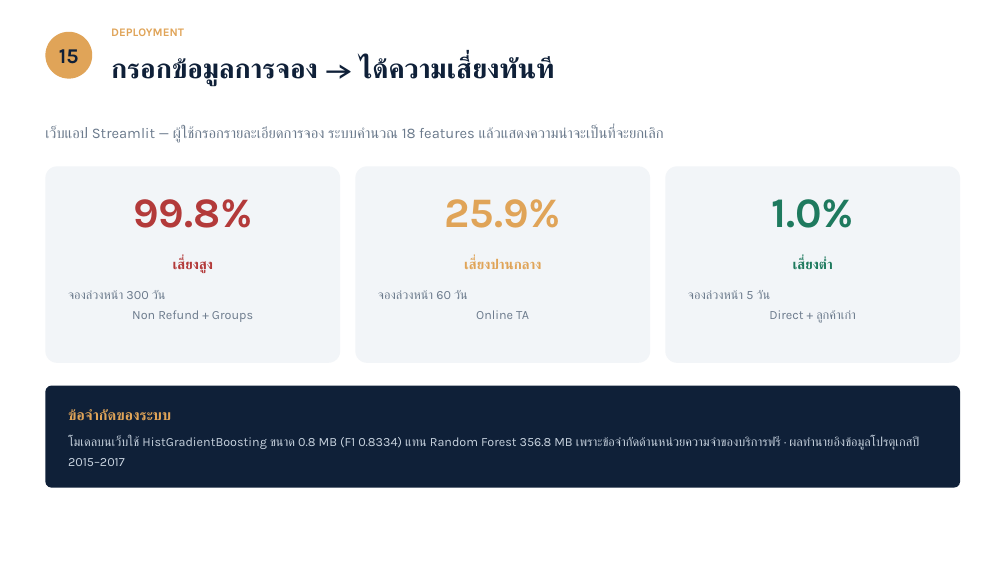
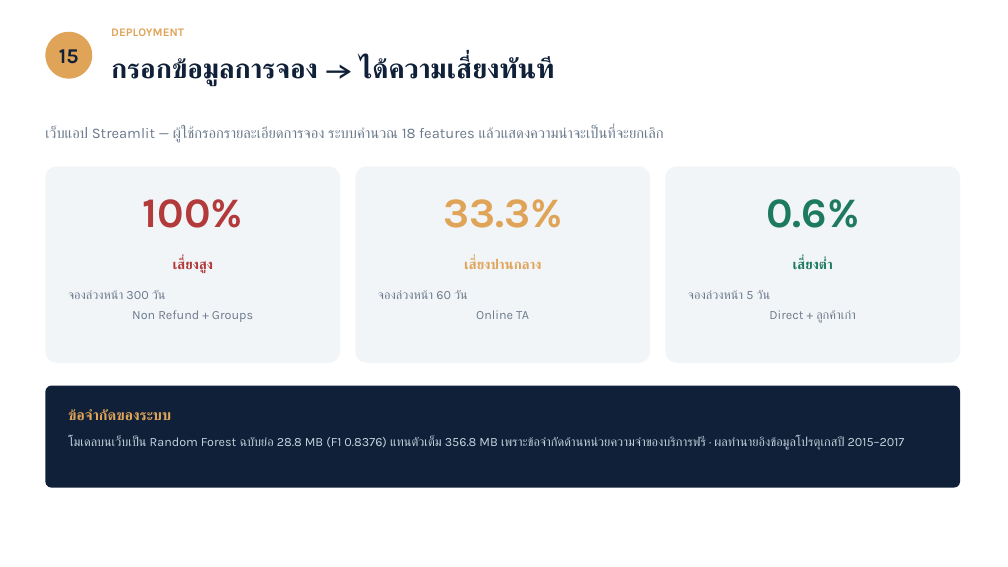
Before and after one commit to Hake2549/ML, a slide deck: slide 15 of slides/Hotel-Booking-Cancellation-Prediction.pptx. Drawn at 1008x567 pixels with LibreOffice and Linux fonts; fonts in the diff are those of the drawing. Boxes give left, top, right and bottom in pixels: in the first picture for what was removed or moved away, otherwise in the second. Text is boxed around its words. In the diff, an @@ line names an element or a change of style, - is before the commit and + after.

```diff
--- a/slides/Hotel-Booking-Cancellation-Prediction.pptx
+++ b/slides/Hotel-Booking-Cancellation-Prediction.pptx
@@ text at [143, 199, 243, 228]: text changed @@
-99.8%
+100%
@@ text at [443, 199, 562, 228]: text changed @@
-25.9%
+33.3%
@@ text at [766, 199, 859, 228]: text changed @@
-1.0%
+0.6%
@@ text at [68, 437, 905, 450]: text changed @@
-โมเดลบนเว็บใช้ HistGradientBoosting ขนาด 0.8 MB (F1 0.8334) แทน Random Forest 356.8 MB เพราะข้อจำกัดด้านหน่วยความจำของบริการฟรี · ผลทำนายอิงข้อมูลโปรตุเกสปี 2015–2017
+โมเดลบนเว็บเป็น Random Forest ฉบับย่อ 28.8 MB (F1 0.8376) แทนตัวเต็ม 356.8 MB เพราะข้อจำกัดด้านหน่วยความจำของบริการฟรี · ผลทำนายอิงข้อมูลโปรตุเกสปี 2015–2017
```
Also in this commit, not shown: 4 other slides changed, 20 other files.
